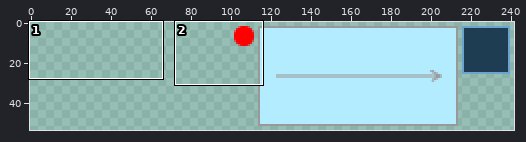
A sprite sheet gets an edit: assets/spritesheet.png. Above, an overview of the earlier version with the close-up marked.
Close-up. Earlier state:
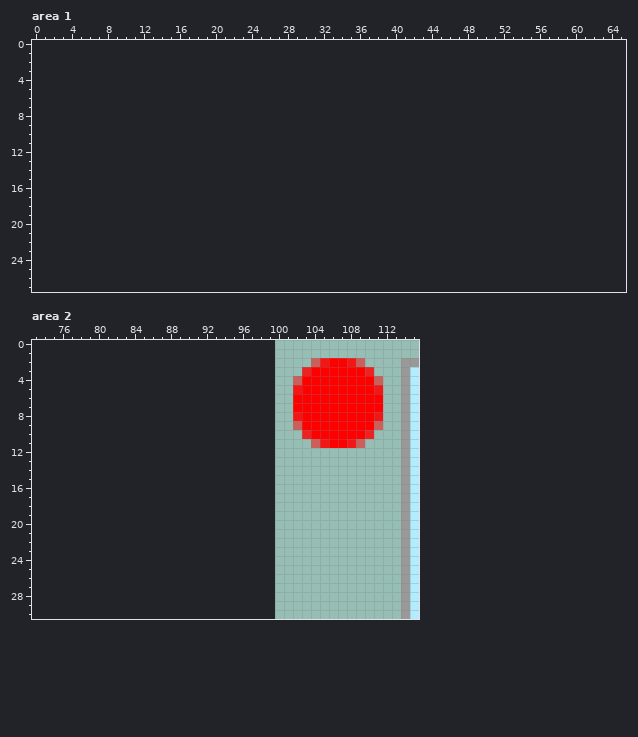
The file is 142x54 pixels. Colours within 5 levels of each other are drawn and written as one. Shown: area 1: x 0..65, y 0..27; area 2: x 73..115, y 0..30. The old version is drawn lined up with the new one, on the new canvas.
After the commit:
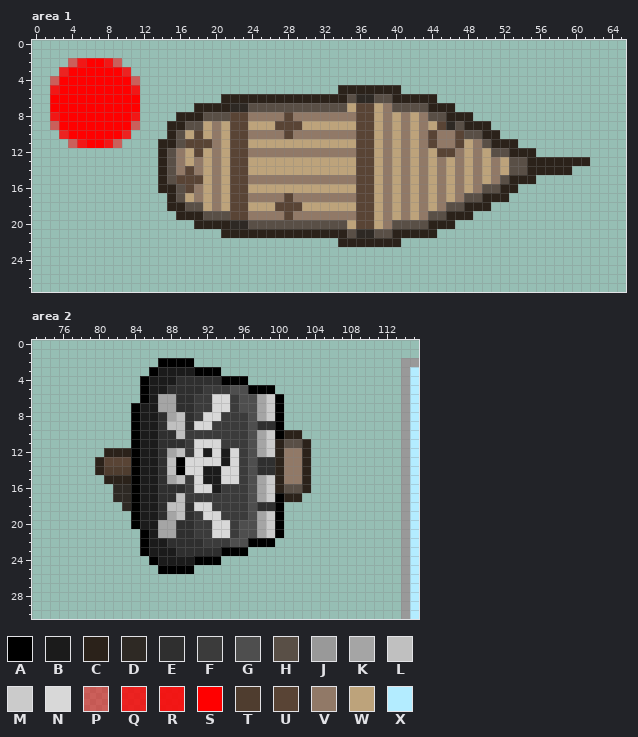
Palette (. is transparent): A #000000  B #1b1b1b  C #2b221a  D #2e2924  E #2f2f2f  F #3b3b3b  G #4e4e4e  H #594f46  J #999999  K #a5a5a5  L #c0c0c0  M #cbcbcb  N #d8d8d8  P #ff000080  Q #ff0000d0  R #ff0000e0  S #ff0000  T #4f3d2f  U #594435  V #917967  W #bda37b  X #b3ecff
From old to new:
canvas 142x54 -> 242x54, the old top-left corner now at 100,0
Changed rows in their new state; - is an unchanged pixel.
Area 1:
first column x 2:
 2 --PRSSRP----------------------------------------------------
 3 -QSSSSSSQ---------------------------------------------------
 4 PSSSSSSSSP--------------------------------------------------
 5 RSSSSSSSSR----------------------CCCCCCC---------------------
 6 SSSSSSSSSS---------CCCCCCCCCCCCCCHDDHHCCCCC-----------------
 7 SSSSSSSSSS------CCCCDDHHHHHHHHHHHWUUWVHHHHCCC---------------
 8 RSSSSSSSSR----CCCHHHUUVVVVUVVVVVVVUUWVWVWVHHCCC-------------
 9 PSSSSSSSSP---CCHHWVWUUWWWUUUWWWWWWUUWVWVWVWUDHCCC-----------
10 -QSSSSSSQ----CHWUWVWUUVVVVUVVVVVVVUUWVWVWVUVVUHHCC----------
11 --PRSSRP----CCHUUUVWUUWWWWWWWWWWWWUUWVWVWVUVVUWVHCCC--------
12 ------------CHVWUWVWUUVVVVVVVVVVVVUUWVWVWVWUUVWVWHHCCC------
13 ------------CHVWVWVWUUWWWWWWWWWWWWUUWVWVWVWVWVWVWVWHHCCCCCCC
14 ------------CHVUVWVWUUWWWWWWWWWWWWUUWVWVWVWVWVWVWVWHHCCCCC--
15 ------------CHUUUWVWUUVVVVVVVVVVVVUUWVWVWVWVWVWVWVHCCC------
16 ------------CCHUVWVWUUWWWWWWWWWWWWUUWVWVWVWVWVWVHHCC--------
17 -------------CHWVWVWUUVVVVUVVVVVVVUUWVWVWVWVWVHHCCC---------
18 -------------CCHHWVWUUWWWUUUWWWWWWUUWVWVWVWVHHCCC-----------
19 --------------CCCHHHUUVVVVUVVVVVVVUUWVWVWVHHCCC-------------
20 ----------------CCCCDDHHHHHHHHHHHWUUWVHHHHCCC---------------
21 -------------------CCCCCCCCCCCCCCHDDHHCCCCC-----------------
22 --------------------------------CCCCCCC---------------------
Area 2:
first column x 80:
 2 -------AAAA-------------......--
 3 ------ABBBBAAA---------........-
 4 -----ABBBEEEEEAAA-----..........
 5 -----ABBEEEEFFFGGAAA--..........
 6 -----ABKKEEFFNNFGGKMA-..........
 7 ----ABBKKEEFFNNFGGKMA-..........
 8 ----ABBEKLEFNNFFFGKMA-..........
 9 ----ABBELLENNFFFFGEEA-..........
10 ----ABBEELFFFFFFFGKMACC........-
11 ----ABBEEEFNNNFFFGKMCHHC......--
12 -CCCABBEKLFNBNBNFGKMCVVC--------
13 CUUUABBELANNNNBNFGEECVVC--------
14 CTTTABBELANNBBNNFGEECVVC--------
15 -CCCABBEKLFNBBNNFGKMCVVC--------
16 --DDABBEEEFNNBFFFGKMCHHC--------
17 --DDABBEELFFFFFFFGKMACC---------
18 ---DABBELLENNFFFFGEEA-----------
19 ----ABBEKLEFNNFFFGKMA-----------
20 ----ABBKKEEFFNNFGGKMA-----------
21 -----ABKKEEFFNNFGGKMA-----------
22 -----ABBEEEEFFFGGAAA------------
23 -----ABBBEEEEEAAA---------------
24 ------ABBBBAAA------------------
25 -------AAAA---------------------
